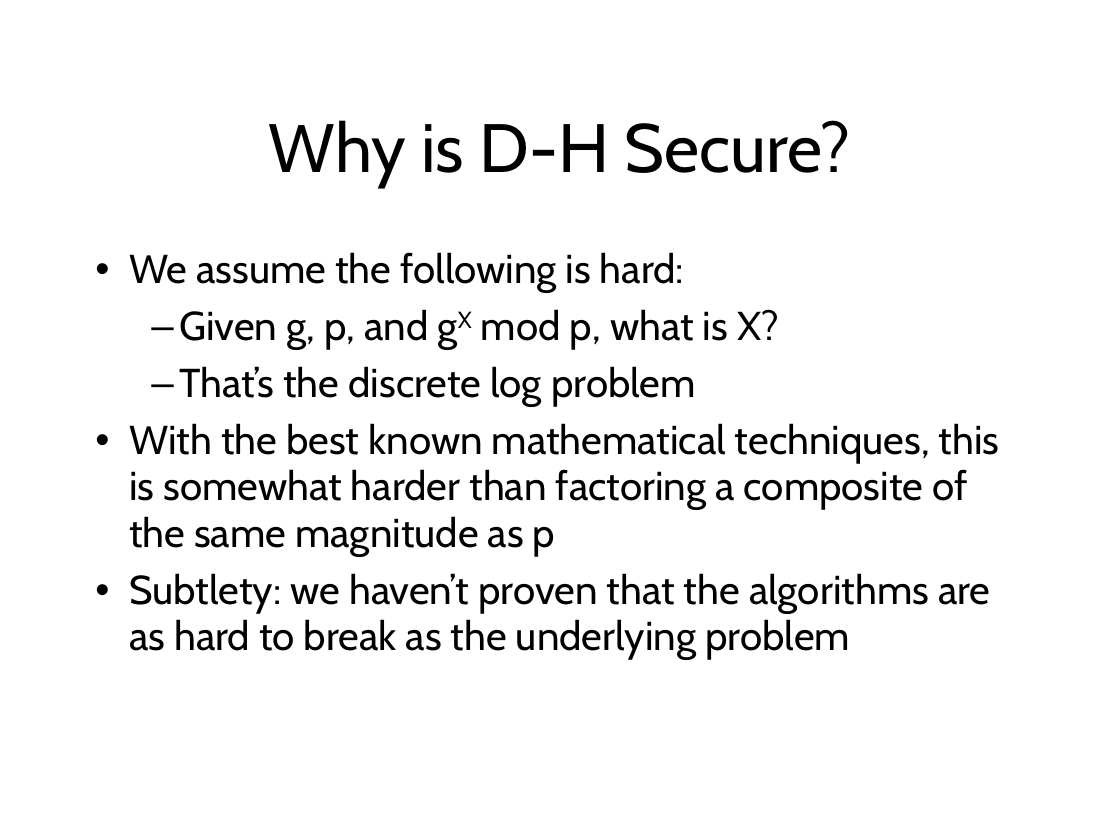
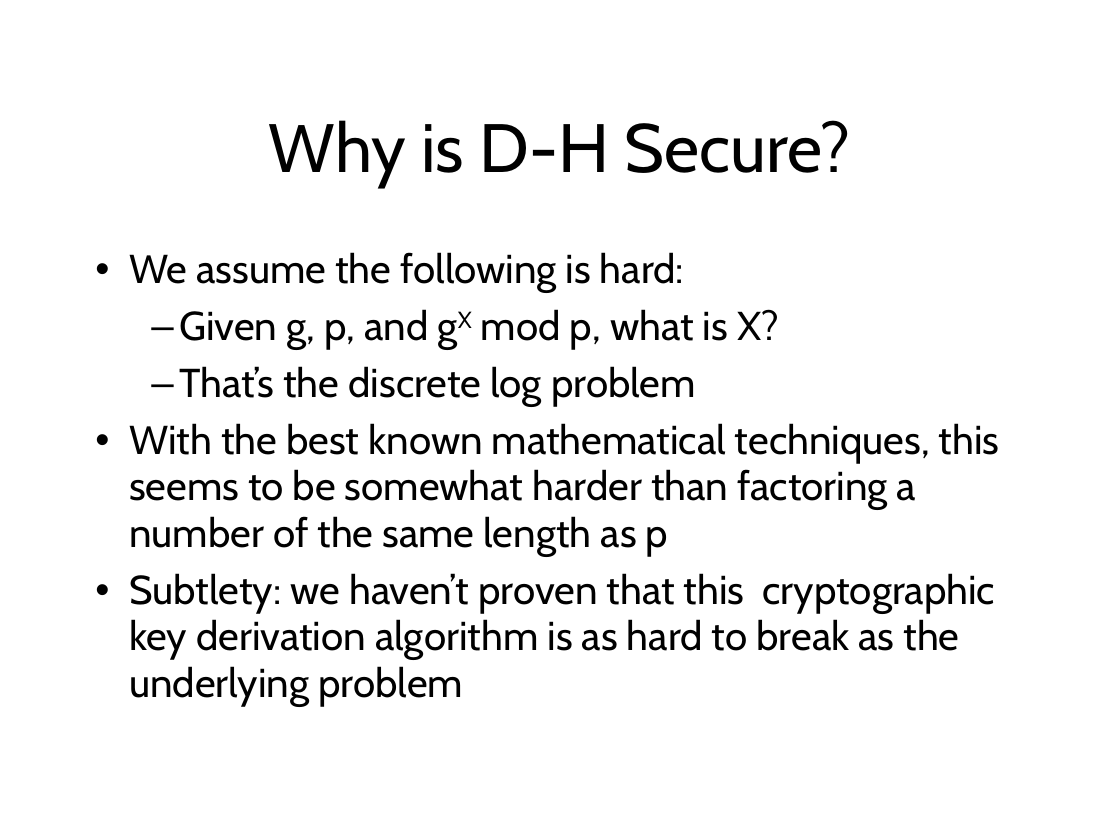
Before and after one commit to sftcd/cs7053, a slide deck: slide 130 of 2022lectures/04-crypto.odp. Drawn at 1120x840 pixels with LibreOffice and Linux fonts; fonts in the diff are those of the drawing. Boxes give left, top, right and bottom in pixels: in the first picture for what was removed or moved away, otherwise in the second. Text is boxed around its words. In the diff, an @@ line names an element or a change of style, - is before the commit and + after.

```diff
--- a/2022lectures/04-crypto.odp
+++ b/2022lectures/04-crypto.odp
@@ text at box(129, 423, 1000, 706): text changed @@
-• With the best known mathematical techniques, this is somewhat harder than factoring a composite of the same magnitude as p
-• Subtlety: we haven’t proven that the algorithms are as hard to break as the underlying problem
+• With the best known mathematical techniques, this seems to be somewhat harder than factoring a number of the same length as p
+• Subtlety: we haven’t proven that this cryptographic key derivation algorithm is as hard to break as the underlying problem
```
Also in this commit, not shown: 21 other slides changed.
